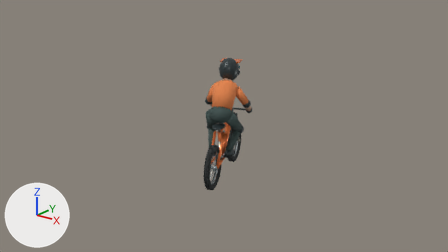
The Blender file blender/Uetliberg.blend, before and after one commit.
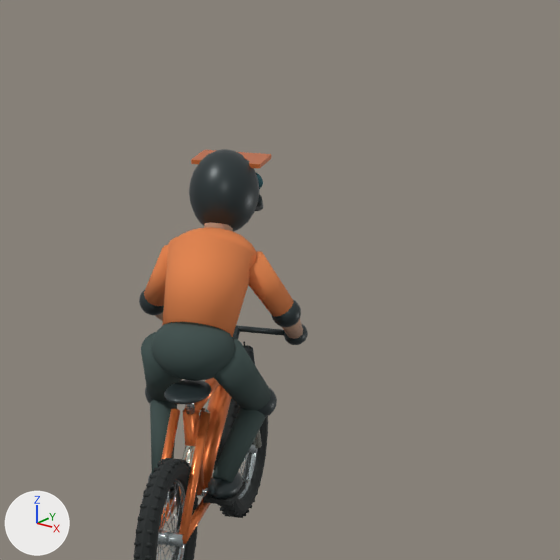
Each version is shown from the file's camera 'Trail start', then close up on the part from 37% to 72% of the width and 6% to 69% of the height. Arrows for +X, +Y and +Z are at lower left; the lights stay in place. The last two pictures show the newer version.

The scene before the commit, as lines of its bpy script (objects in view):
```python
ob_shared_rider_and_bike = bpy.data.objects.new('Shared rider and bike', None)
ob_shared_rider_and_bike.location = (45.0, -170.0, 469.873)
ob_shared_rider_and_bike.rotation_euler = (0.0, 0.0, 0.368)  # degrees (0, 0, 21)
ob_shared_rider_and_bike.instance_type = 'COLLECTION'
ob_shared_rider_and_bike.instance_collection = col_rider_bike
```
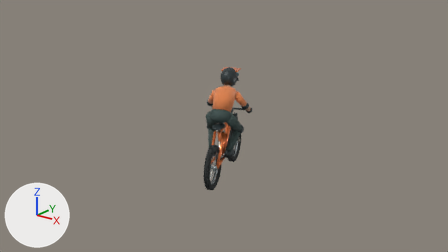
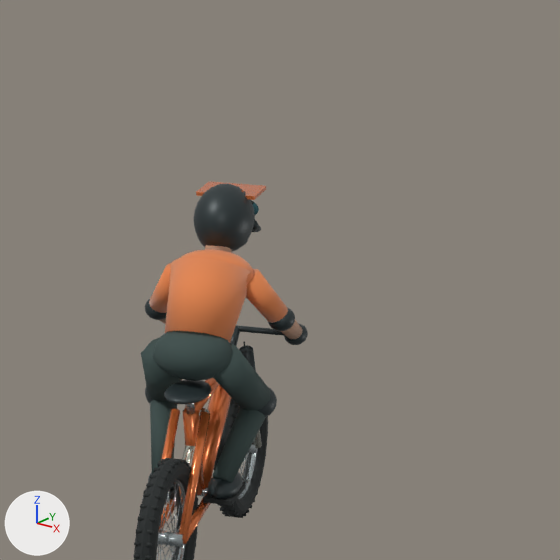
Boxes (x1, y1, x2, y2) around the edits, measured in the close-ups (560 x 560 px; the box of a moved part takes in the faces that stretch with it):
'Shared rider and bike', reshaped: before (133, 149, 308, 560); after (133, 182, 308, 560)
part 1 of me_sphere_001, moved or reshaped: before (151, 322, 235, 381); after (153, 331, 232, 381)
part 2 of me_sphere_001, moved or reshaped: before (162, 235, 253, 337); after (165, 258, 250, 343)
part 3 of me_sphere_001, moved or reshaped: before (167, 227, 257, 268); after (170, 249, 253, 284)
part 4 of me_sphere_001, moved or reshaped: before (204, 222, 233, 231); after (205, 245, 232, 252)
part 5 of me_sphere_001, moved or reshaped: before (189, 149, 259, 232); after (194, 184, 255, 251)
part 6 of me_sphere_001, moved or reshaped: before (256, 173, 263, 189); after (251, 200, 259, 215)
part 7 of me_sphere_001, moved or reshaped: before (191, 150, 271, 168); after (196, 182, 266, 200)
part 8 of me_sphere_001, moved or reshaped: before (255, 194, 263, 211); after (252, 220, 261, 232)
part 9 of me_sphere_001, moved or reshaped: before (144, 244, 169, 306); after (149, 263, 172, 313)
part 10 of me_sphere_001, moved or reshaped: before (139, 289, 164, 315); after (145, 298, 167, 320)
part 11 of me_sphere_001, moved or reshaped: before (248, 251, 293, 317); after (246, 269, 288, 323)
part 12 of me_sphere_001, moved or reshaped: before (271, 300, 301, 327); after (268, 308, 295, 331)
part 13 of me_sphere_001, moved or reshaped: before (141, 332, 271, 411); after (141, 338, 270, 411)
part 14 of me_sphere_001, moved or reshaped: before (155, 313, 163, 321); after (160, 318, 166, 324)
part 15 of me_sphere_001, moved or reshaped: before (282, 319, 303, 339); after (281, 320, 302, 339)

The edits, one by one:
me_sphere_001 is used by ob_riderskin; location (0.0, 0.0, 0.0).
me_sphere_001 had 3598 vertices, 3608 faces and spanned x -0.46..0.46, y -0.42..0.67, z 0.48..2.27.
me_sphere_001 now has 3598 vertices, 3608 faces and spans x -0.43..0.43, y -0.42..0.67, z 0.48..2.08.
me_sphere_001 part 1: the loose piece of 222 vertices spanning x -0.23..0.23, y -0.42..-0.06, z 1.15..1.49 is scaled about its middle by (0.959, 1, 0.834), then moved by (0.0, 0.0, -0.02).
me_sphere_001 part 2: the loose piece of 48 vertices spanning x -0.24..0.24, y -0.32..0.3, z 1.28..1.9 is scaled about its middle by (0.931, 1, 0.82), then moved by (0.0, 0.0, -0.07).
me_sphere_001 part 3: the loose piece of 222 vertices spanning x -0.25..0.25, y -0.07..0.29, z 1.57..1.89 is scaled about its middle by (0.93, 1, 0.82), then moved by (0.0, 0.0, -0.1).
me_sphere_001 part 4: the loose piece of 222 vertices spanning x -0.08..0.08, y 0.15..0.31, z 1.77..1.97 is scaled about its middle by (0.912, 1, 0.82), then moved by (0.0, 0.0, -0.12).
me_sphere_001 part 5: the loose piece of 222 vertices spanning x -0.19..0.19, y 0.12..0.56, z 1.81..2.27 is scaled about its middle by (0.87, 1, 0.82), then moved by (0.0, 0.0, -0.15).
me_sphere_001 part 6: the loose piece of 222 vertices spanning x -0.17..0.17, y 0.49..0.55, z 1.97..2.14 is scaled about its middle by (0.86, 1, 0.82), then moved by (0.0, 0.0, -0.15).
me_sphere_001 part 7: the loose piece of 56 vertices spanning x -0.19..0.19, y 0.35..0.6, z 2.18..2.2 is scaled about its middle by (0.86, 1, 0.82), then moved by (0.0, 0.0, -0.18).
me_sphere_001 part 8: the loose piece of 24 vertices spanning x 0.09..0.19, y 0.42..0.62, z 1.87..2.02 is scaled about its middle by (0.812, 1, 0.82), then moved by (-0.02, 0.0, -0.13).
me_sphere_001 part 9: the loose piece of 40 vertices spanning x -0.44..-0.14, y 0.04..0.32, z 1.37..1.77 is scaled about its middle by (0.93, 1, 0.82), then moved by (0.02, 0.0, -0.07).
me_sphere_001 part 10: the loose piece of 222 vertices spanning x -0.46..-0.3, y 0.17..0.33, z 1.33..1.49 is scaled about its middle by (0.93, 1, 0.82), then moved by (0.03, 0.0, -0.04).
me_sphere_001 part 11: the loose piece of 40 vertices spanning x 0.14..0.44, y 0.04..0.32, z 1.37..1.77 is scaled about its middle by (0.93, 1, 0.82), then moved by (-0.02, 0.0, -0.07).
me_sphere_001 part 12: the loose piece of 222 vertices spanning x 0.3..0.46, y 0.17..0.33, z 1.33..1.49 is scaled about its middle by (0.93, 1, 0.82), then moved by (-0.03, 0.0, -0.04).
me_sphere_001 part 13: 34 of the vertices in x -0.28..0.28, y -0.33..-0.16, z 1.24..1.38 are scaled about their middle by (0.96, 1, 0.82), then moved by (0.0, 0.0, -0.02).
me_sphere_001 part 14: 20 of the vertices in x -0.44..-0.32, y 0.21..0.29, z 1.36..1.46 are moved by (0.03, 0.0, -0.04).
me_sphere_001 part 15: 20 of the vertices in x 0.32..0.44, y 0.21..0.29, z 1.36..1.46 are moved by (-0.03, 0.0, -0.04).
Other edits to the shape of me_sphere_001 do not show in these pictures.
